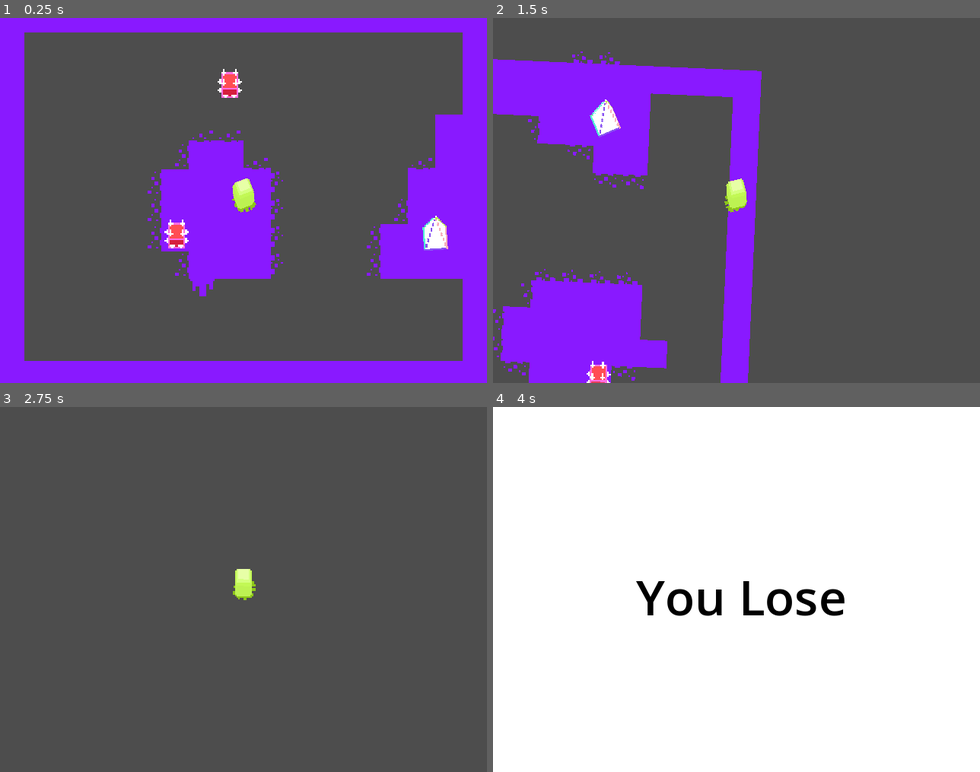
Above: before the commit, frames 1-4 (two rows, left to right).
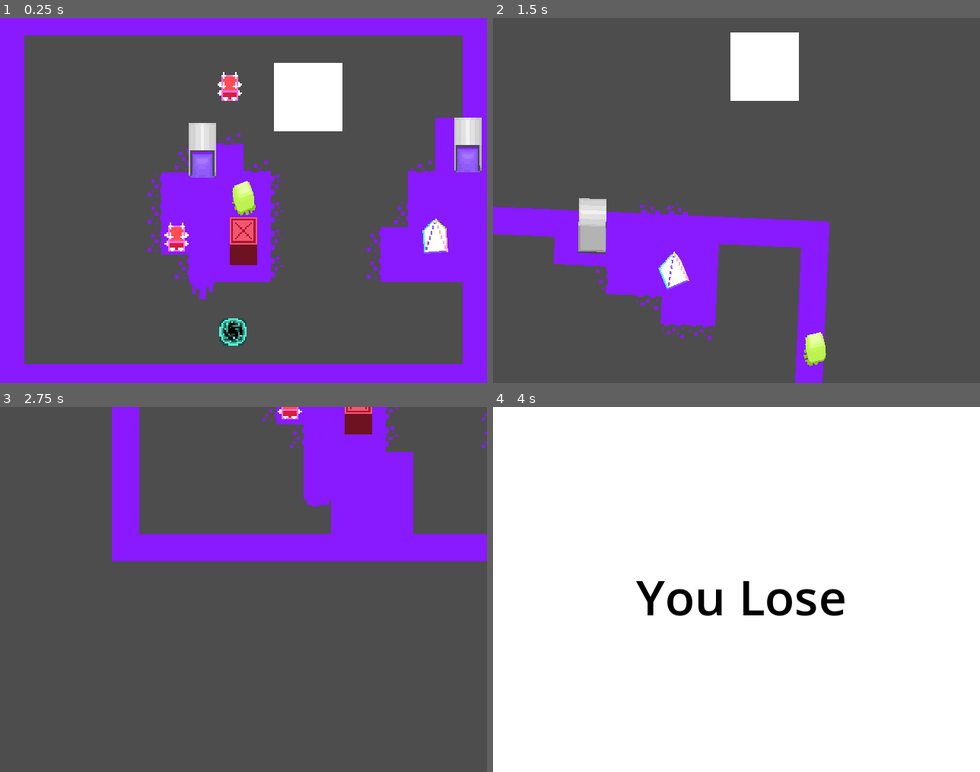
Above: after the commit, the same moments.

Repository: Suikyoo/upcsg-game-jam-2026
Game: Godot game, scene res://scenes/game.tscn
Two runs of this game, one before a commit and one after it. Both use one fixed random seed, a clock stepped at 60 frames per second and the inputs below.
Inputs (mouse positions are in pixels of both pictures, inside the frame that each line leads up to):
- Up to frame 1 (0.25 s): no input
- Up to frame 2 (1.5 s): tap Enter (ui_accept) at 0.5, 0.6, 0.77, 1.07 s; move the mouse to (843, 182) at 0.52 s; hold D (ui_right) from 0.53 s (still down); click (843, 182) at 0.67 s; move the mouse to (639, 218) at 1.27 s; tap Q (anti-rotate) at 1.35 s; click (639, 218) at 1.42 s
- Up to frame 3 (2.75 s): tap Enter (ui_accept) at 1.52, 1.55, 1.82, 2.3 s; move the mouse to (292, 509) at 2.02 s; release D (ui_right) at 2.03 s; hold A (ui_left) from 2.03 s (still down); tap E (pro-rotate) at 2.1 s; click (292, 509) at 2.17 s
- Up to frame 4 (4 s): move the mouse to (712, 662) at 2.77 s; release A (ui_left) at 2.78 s; hold D (ui_right) from 2.78 s (still down); tap Enter (ui_accept) at 2.85, 3.02, 3.32, 3.5, 3.77, 3.8 s; click (712, 662) at 2.92 s; move the mouse to (882, 644) at 3.52 s; tap Q (anti-rotate) at 3.6 s; click (882, 644) at 3.67 s

The runs differ from the first frame. In frame 1, 9.0% of the frame differs, in the area x 5-99%, y 3-95%; in frame 2, 35%, in the area x 0-70%, y 3-100%; in frame 3, 15%; in frame 4, nothing differs.

Commit message:
only player specific and polishes remaining

Diff:
--- a/global_functs.gd
+++ b/global_functs.gd
@@ -6,9 +6,13 @@
 #position of current entity body to be rotated, rotation angle
 func world_transform(pos: Vector2, angle: float) -> Vector2:
 	var player_node: CharacterBody2D = get_node_or_null("/root/World/Player")
-	if !player_node:
+	var camera_node: Camera2D = get_node_or_null("/root/World/Camera2D")
+	if !player_node or !camera_node:
+		return pos
+	var sprite_stack = player_node.get_node_or_null("SpriteStack")
+	if !sprite_stack:
 		return pos
 
 	var player_position := player_node.global_position
 	var new_pos := Vector2(pos - player_position).rotated(angle)
-	return new_pos
+	return player_node.position + new_pos
--- /dev/null
+++ b/scenes/bomb.tscn
@@ -0,0 +1,20 @@
+[gd_scene load_steps=5 format=3 uid="uid://ce20buacdi0b2"]
+
+[ext_resource type="Script" uid="uid://bve43uhvq6dxv" path="res://scripts/bomb.gd" id="1_j15uc"]
+[ext_resource type="Script" uid="uid://jebt8et0og6a" path="res://scripts/stack.gd" id="2_84slv"]
+[ext_resource type="Texture2D" uid="uid://cm8f0jodv6mfa" path="res://assets/idk.png" id="3_nxi8k"]
+
+[sub_resource type="CircleShape2D" id="CircleShape2D_n4pmx"]
+radius = 8.0
+
+[node name="Bomb" type="CharacterBody2D"]
+script = ExtResource("1_j15uc")
+
+[node name="CollisionShape2D" type="CollisionShape2D" parent="."]
+shape = SubResource("CircleShape2D_n4pmx")
+
+[node name="SpriteStack" type="Node2D" parent="."]
+script = ExtResource("2_84slv")
+texture = ExtResource("3_nxi8k")
+hframes = 1
+metadata/_custom_type_script = "uid://jebt8et0og6a"
--- a/scenes/bomb_bucket.tscn
+++ /dev/null
@@ -1,20 +0,0 @@
-[gd_scene format=3 uid="uid://ce20buacdi0b2"]
-
-[ext_resource type="Script" uid="uid://bve43uhvq6dxv" path="res://scripts/bomb_bucket.gd" id="1_v8bou"]
-[ext_resource type="Script" uid="uid://jebt8et0og6a" path="res://scripts/stack.gd" id="2_t3ypt"]
-[ext_resource type="Texture2D" uid="uid://cm8f0jodv6mfa" path="res://assets/idk.png" id="3_g7p2c"]
-
-[sub_resource type="CircleShape2D" id="CircleShape2D_n4pmx"]
-radius = 8.0
-
-[node name="BombBucket" type="CharacterBody2D" unique_id=1473251351]
-script = ExtResource("1_v8bou")
-
-[node name="SpriteStack" type="Node2D" parent="." unique_id=612830074]
-script = ExtResource("2_t3ypt")
-texture = ExtResource("3_g7p2c")
-hframes = 1
-metadata/_custom_type_script = "uid://jebt8et0og6a"
-
-[node name="CollisionShape2D" type="CollisionShape2D" parent="." unique_id=1901592563]
-shape = SubResource("CircleShape2D_n4pmx")
--- a/scenes/drip.tscn
+++ b/scenes/drip.tscn
@@ -1,6 +1,18 @@
-[gd_scene load_steps=2 format=3 uid="uid://b3ne1nx2n1as6"]
+[gd_scene load_steps=4 format=3 uid="uid://b3ne1nx2n1as6"]
 
 [ext_resource type="Script" uid="uid://bnuu2070jxrcs" path="res://scripts/drip.gd" id="1_2hjge"]
+[ext_resource type="Script" uid="uid://jebt8et0og6a" path="res://scripts/stack.gd" id="2_1k84v"]
 
-[node name="Drip" type="Node2D"]
+[sub_resource type="CircleShape2D" id="CircleShape2D_2hjge"]
+
+[node name="Drip" type="CharacterBody2D"]
+collision_layer = 4
+collision_mask = 4
 script = ExtResource("1_2hjge")
+
+[node name="CollisionShape2D" type="CollisionShape2D" parent="."]
+shape = SubResource("CircleShape2D_2hjge")
+
+[node name="SpriteStack" type="Node2D" parent="."]
+script = ExtResource("2_1k84v")
+metadata/_custom_type_script = "uid://jebt8et0og6a"
--- a/scenes/entity.tscn
+++ b/scenes/entity.tscn
@@ -5,7 +5,7 @@
 [ext_resource type="Texture2D" uid="uid://rmvfg7plt0a7" path="res://assets/sprite_stacks/PurpleCar.png" id="3_m0cyi"]
 
 [sub_resource type="RectangleShape2D" id="RectangleShape2D_m0cyi"]
-size = Vector2(15, 13)
+size = Vector2(16, 7.5)
 
 [node name="Entity" type="CharacterBody2D"]
 collision_layer = 2
--- a/scenes/game.tscn
+++ b/scenes/game.tscn
@@ -7,10 +7,12 @@
 [ext_resource type="Texture2D" uid="uid://c6cugtw0jnv7d" path="res://assets/drip.png" id="3_trtic"]
 [ext_resource type="Script" uid="uid://cp4he6iltnikf" path="res://scripts/camera_2d.gd" id="5_iywne"]
 [ext_resource type="PackedScene" uid="uid://rwqhbr7lvce" path="res://scenes/prism.tscn" id="8_gee14"]
-[ext_resource type="PackedScene" uid="uid://ce20buacdi0b2" path="res://scenes/bomb_bucket.tscn" id="9_0tnpc"]
 [ext_resource type="PackedScene" uid="uid://clll8x3u5566o" path="res://scenes/spike.tscn" id="9_0tnpc"]
 [ext_resource type="PackedScene" uid="uid://dcuwdh4sjhmrg" path="res://scenes/boundary.tscn" id="10_vtaks"]
+[ext_resource type="PackedScene" uid="uid://ce20buacdi0b2" path="res://scenes/bomb.tscn" id="11_kvpfn"]
+[ext_resource type="PackedScene" uid="uid://bjfvp2c4p6lqs" path="res://scenes/portal.tscn" id="12_dinhu"]
 [ext_resource type="PackedScene" uid="uid://b3ne1nx2n1as6" path="res://scenes/drip.tscn" id="13_kvuet"]
+[ext_resource type="PackedScene" uid="uid://7ao67lu2c3mg" path="res://scenes/wall.tscn" id="13_trtic"]
 
 [sub_resource type="TileSetAtlasSource" id="TileSetAtlasSource_trtic"]
 texture = ExtResource("3_trtic")
@@ -64,29 +66,58 @@
 tile_map_data = PackedByteArray("AAD/////AgABAAIAAAD//wAAAgABAAIAAAAAAAAAAgABAAIAAAAAAAEAAgABAAIAAAD//wEAAgABAAIAAAD+/w …(1648 unchanged characters)…
 tile_set = SubResource("TileSet_u5sy4")
 
-[node name="Drip" parent="Ground/TileMapLayer" instance=ExtResource("13_kvuet")]
-position = Vector2(-24, 48)
-
 [node name="Player" parent="." instance=ExtResource("1_uwrxv")]
 z_index = 2
+collision_mask = 3
 motion_mode = 0
 
 [node name="Camera2D" type="Camera2D" parent="."]
 zoom = Vector2(2.25, 2.25)
+limit_enabled = false
+position_smoothing_enabled = true
+position_smoothing_speed = 1.0
 script = ExtResource("5_iywne")
 
 [node name="Prism" parent="." instance=ExtResource("8_gee14")]
 position = Vector2(112, 24)
 motion_mode = 0
 
-[node name="BombBucket" parent="." unique_id=1473251351 instance=ExtResource("9_0tnpc")]
+[node name="BombBucket" parent="." instance=ExtResource("9_0tnpc")]
 position = Vector2(-9, -64)
+
 [node name="Spike" parent="." instance=ExtResource("9_0tnpc")]
 position = Vector2(-40, 24)
 
 [node name="Boundary" parent="." instance=ExtResource("10_vtaks")]
 
-[connection signal="world_flip" from="." to="Ground/TileMapLayer/Drip" method="_on_world_world_flip"]
+[node name="Drip" parent="." instance=ExtResource("13_kvuet")]
+position = Vector2(-24, 48)
+collision_mask = 0
+
+[node name="Bomb" parent="." instance=ExtResource("11_kvpfn")]
+position = Vector2(-6, 77)
+collision_layer = 4
+collision_mask = 4
+slide_on_ceiling = false
+
+[node name="Node2D" type="Node2D" parent="."]
+
+[node name="Portal" parent="Node2D" instance=ExtResource("12_dinhu")]
+position = Vector2(-24, -21)
+
+[node name="Portal2" parent="Node2D" instance=ExtResource("12_dinhu")]
+position = Vector2(131, -24)
+
+[node name="ColorRect" type="ColorRect" parent="."]
+offset_left = 18.0
+offset_top = -80.0
+offset_right = 58.0
+offset_bottom = -40.0
+
+[node name="Wall" parent="." instance=ExtResource("13_trtic")]
+position = Vector2(0, 30)
+
 [connection signal="world_flip" from="." to="Player" method="_on_world_world_flip"]
+[connection signal="world_flip" from="." to="Drip" method="_on_world_world_flip"]
 [connection signal="body_entered" from="Ground" to="Prism" method="_on_ground_body_entered"]
 [connection signal="body_exited" from="Ground" to="Prism" method="_on_ground_body_exited"]
--- /dev/null
+++ b/scenes/portal.tscn
@@ -0,0 +1,22 @@
+[gd_scene load_steps=5 format=3 uid="uid://bjfvp2c4p6lqs"]
+
+[ext_resource type="PackedScene" uid="uid://bgr4jjasceuqx" path="res://scenes/entity.tscn" id="1_1ffj6"]
+[ext_resource type="Texture2D" uid="uid://c0l702jt3g4dw" path="res://assets/box_idk.png" id="2_1ffj6"]
+[ext_resource type="Script" uid="uid://bg2yk2hltuxf8" path="res://scripts/portal.gd" id="2_jr6l0"]
+
+[sub_resource type="RectangleShape2D" id="RectangleShape2D_jr6l0"]
+size = Vector2(20, 13)
+
+[node name="Portal" instance=ExtResource("1_1ffj6")]
+collision_mask = 0
+script = ExtResource("2_jr6l0")
+
+[node name="CollisionShape2D" parent="." index="0"]
+position = Vector2(-3.059797e-07, -3.5)
+rotation = 3.1415925
+shape = SubResource("RectangleShape2D_jr6l0")
+one_way_collision = true
+
+[node name="SpriteStack" parent="." index="1"]
+texture = ExtResource("2_1ffj6")
+hframes = 17
--- a/scenes/spike.tscn
+++ b/scenes/spike.tscn
@@ -7,6 +7,9 @@
 [node name="Spike" instance=ExtResource("1_ljd5v")]
 script = ExtResource("2_7a7y0")
 
+[node name="CollisionShape2D" parent="." index="0"]
+position = Vector2(1, 2)
+
 [node name="SpriteStack" parent="." index="1"]
 position = Vector2(1, 1)
 texture = ExtResource("3_d2mqm")
--- /dev/null
+++ b/scenes/wall.tscn
@@ -0,0 +1,15 @@
+[gd_scene load_steps=3 format=3 uid="uid://7ao67lu2c3mg"]
+
+[ext_resource type="PackedScene" uid="uid://bgr4jjasceuqx" path="res://scenes/entity.tscn" id="1_2ktk7"]
+[ext_resource type="Texture2D" uid="uid://3pt8qkwb50g7" path="res://assets/box.png" id="2_e00m8"]
+
+[node name="Wall" instance=ExtResource("1_2ktk7")]
+collision_layer = 1
+collision_mask = 0
+
+[node name="CollisionShape2D" parent="." index="0"]
+position = Vector2(0, 4)
+
+[node name="SpriteStack" parent="." index="1"]
+texture = ExtResource("2_e00m8")
+hframes = 13
--- /dev/null
+++ b/scripts/bomb.gd
@@ -0,0 +1,31 @@
+extends Entity
+
+
+const SPEED = 300.0
+const JUMP_VELOCITY = -400.0
+
+func _ready() -> void:
+	input_pickable = true
+
+func _physics_process(delta: float) -> void:
+	velocity = Vector2.ZERO
+
+	add_velocity(delta)
+
+	#this is where the player collides with every other entity
+	var collision := move_and_collide(velocity * delta)
+	if collision:
+		var collider := collision.get_collider()
+		print(collider)
+
+		if collider is TileMapLayer:
+			var map: TileMapLayer = get_node_or_null("/root/World/Ground/TileMapLayer")
+			if !map:
+				return
+			var cell := map.local_to_map(map.to_local($SpriteStack.global_position))
+			cell -= Vector2i(1, 1)
+			for y in range(3):
+				for x in range(3):
+					print(cell + Vector2i(x, y))
+					map.set_cell(cell + Vector2i(x, y), 2, Vector2(1, 1))
+			queue_free()
--- a/scripts/bomb_bucket.gd
+++ /dev/null
@@ -1,42 +0,0 @@
-extends Entity
-
-
-const SPEED = 300.0
-const JUMP_VELOCITY = -400.0
-
-func _ready() -> void:
-	input_pickable = true
-	mouse_entered.connect(_on_mouse_entered)
-	mouse_exited.connect(_on_mouse_exited)
-	input_event.connect(_on_input)
-
-func _on_mouse_entered() -> void:
-	Input.set_default_cursor_shape(Input.CURSOR_POINTING_HAND)
-
-func _on_mouse_exited() -> void:
-	Input.set_default_cursor_shape(Input.CURSOR_ARROW)
-
-func _on_input(event: InputEvent) -> void:
-	if event is InputEventMouseButton:
-		if event.button_index == MOUSE_BUTTON_LEFT and event.pressed:
-			queue_free()
-
-func _physics_process(delta: float) -> void:
-	pass
-	# Add the gravity.
-	#if not is_on_floor():
-		#velocity += get_gravity() * delta
-#
-	## Handle jump.
-	#if Input.is_action_just_pressed("ui_accept") and is_on_floor():
-		#velocity.y = JUMP_VELOCITY
-#
-	## Get the input direction and handle the movement/deceleration.
-	## As good practice, you should replace UI actions with custom gameplay actions.
-	#var direction := Input.get_axis("ui_left", "ui_right")
-	#if direction:
-		#velocity.x = direction * SPEED
-	#else:
-		#velocity.x = move_toward(velocity.x, 0, SPEED)
-#
-	#move_and_slide()
--- a/scripts/camera_2d.gd
+++ b/scripts/camera_2d.gd
@@ -10,7 +10,7 @@
 	if !player:
 		push_error("Player not detected as parent.")
 
-	global_position = player.get_draw_pos()
+	global_position = global_position.lerp(player.get_draw_pos(), 0.2)
 
 	#rotation = 0
 
--- a/scripts/drip.gd
+++ b/scripts/drip.gd
@@ -1,25 +1,25 @@
-extends Node2D
+extends Entity
 
 # drip is an invisible object that moves during the game.
 # Wherever it moves, it sets the TileMapLayer's cell to a certain tile
 # Specifically, it sets the current tile as a "dripping tile" and its previous paths as "filled tile"
+var prev_cell: Vector2i
 
-var world_gravity: Vector2 = Vector2.ZERO
-var prev_cell: Vector2i
+func fall(delta: float) -> void:
+	fall_velocity = world_gravity * 0.2
 
 func _process(delta: float) -> void:
 	#move the object
 	position += world_gravity * delta * 0.012
 
 	#fetching external objects
-	var map: TileMapLayer = get_parent()
-	var ground: Area2D = get_parent().get_parent()
-	if !map or !ground:
-		push_error("drip object must be a child of tilemaplayer and a grandchild of ground.")
+	var map: TileMapLayer = get_node_or_null("/root/World/Ground/TileMapLayer")
+	var ground: Area2D = map.get_parent()
 
 	#from the object's position, find where on the TileMapLayer's coordinates it belongs.
 	#The TileMapLayer's coordinate is known as a Cell. Note that TileMapLayer is Godot-native
-	var cell := map.local_to_map(map.to_local(global_position))
+	#draw_position = GlobalFuncts.world_transform(get_parent().global_position, world_angle)
+	var cell := map.local_to_map(map.to_local($SpriteStack.global_position))
 
 	#if the object's position has moved to another cell coordinate,
 	#we set the previous one to a filled tile. The current one stays to become a "dripping tile"
@@ -54,6 +54,4 @@
 	#to render the dripping tile in a certain way(rotated)
 	map.set_cell(cell, 1, Vector2i(0, 0), alt_flag)
 	#ground.add_collision(cell)
-
-func _on_world_world_flip(angle: float, gravity: Vector2) -> void:
-	world_gravity = gravity
+	#var node: Node2D = $"../Canvas".get_child(0)
--- a/scripts/entity.gd
+++ b/scripts/entity.gd
@@ -12,6 +12,7 @@
 #if falling state is true, gravity takes effect in the direction it intends
 var falling = false
 var fall_velocity: Vector2 = Vector2.ZERO
+var external_velocity: Vector2 = Vector2.ZERO
 
 #these are local variables to store global variables fetched in world
 var world_angle: float = 0
@@ -30,15 +31,23 @@
 
 	velocity += fall_velocity
 
+func external_push(delta: float) -> void:
+	velocity += external_velocity
+	external_velocity = external_velocity.lerp(Vector2(0, 0), 0.8)
+
+
 func add_velocity(delta: float) -> void:
 	fall(delta)
+	external_push(delta)
 
 func _physics_process(delta: float) -> void:
-	velocity = Vector2.ZERO
+	#velocity = Vector2.ZERO
 
 	add_velocity(delta)
 	move_and_slide()
 
+func _process(delta: float) -> void:
+	z_index = 999 + global_position[1]
 #this function is used by inheriting objects.
 #the body in the argument is primarily the Player object.
 #this function triggers when the player collides with the entity.
--- /dev/null
+++ b/scripts/portal.gd
@@ -0,0 +1,9 @@
+extends Entity
+
+func on_collide(body: CharacterBody2D):
+	if body is Entity:
+		print(body)
+		var sibling_portal = get_parent().get_children().filter(func(e): return e!=self)[0]
+		body.set_global_position(sibling_portal.global_position)
+
+		#body.external_velocity = Vector2(0, 800)
Not shown: 1 places in scenes/game.tscn that only renumber resources
Renamed: scripts/bomb_bucket.gd.uid -> scripts/bomb.gd.uid
Not shown, added: scripts/portal.gd.uid
